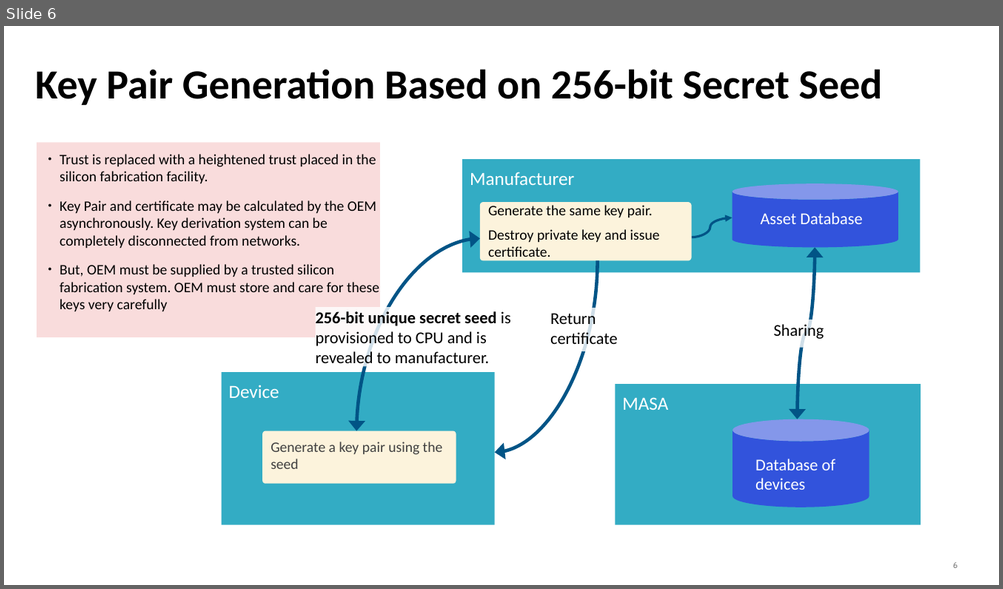
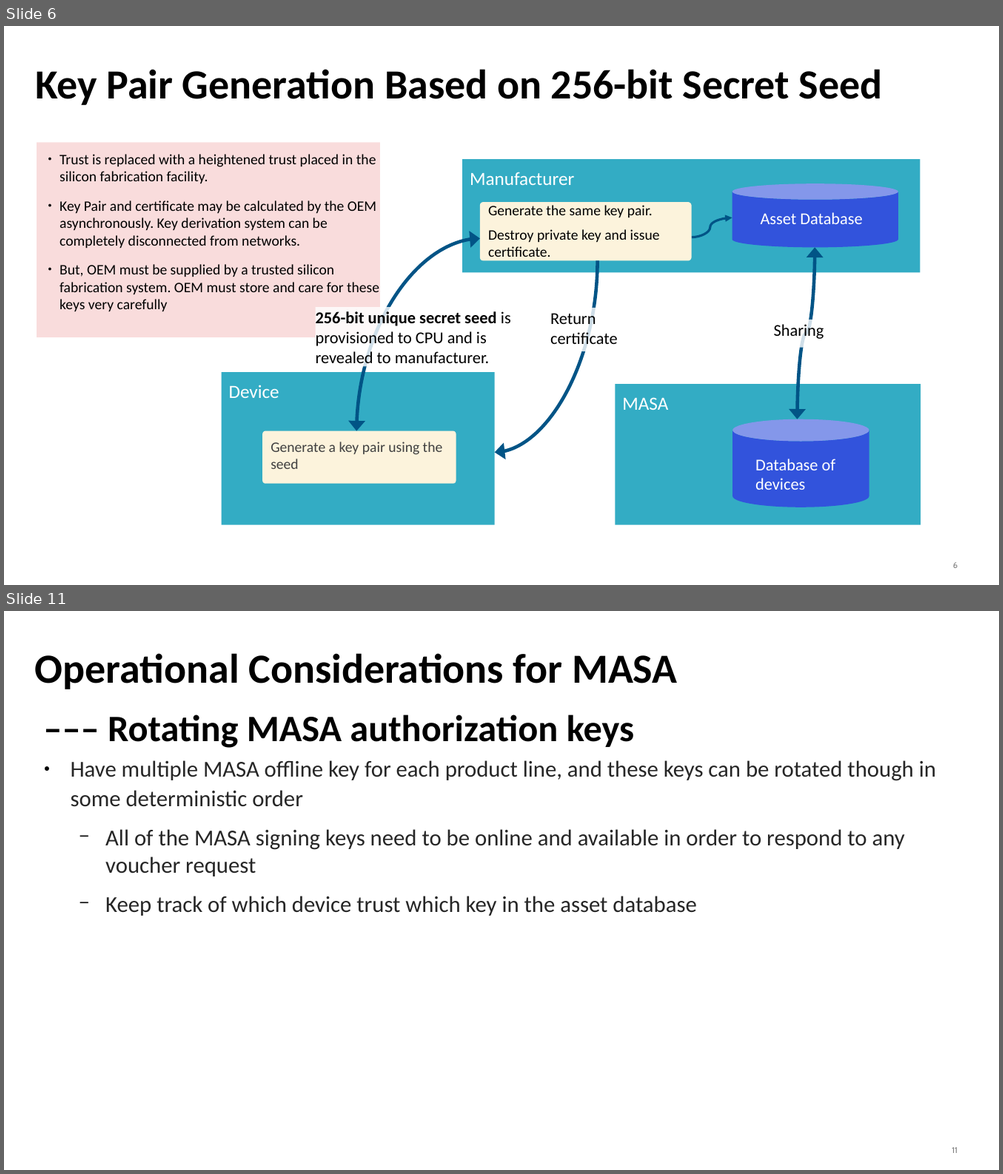
Before and after one commit to mcr/masa-operational-considerations, a slide deck: presentations/slides-anima-ietf107-masa-considerations.odp. Shown one above the other, each under a label of ours: slide 6 before the commit, slides 6 and 11 after it; the slides between them are not shown. The pictures are 1003x589 and 1003x1174 pixels, drawn with LibreOffice and Linux fonts; fonts in the diff are those of the drawing. Boxes give left, top, right and bottom in pixels: in the first picture for what was removed or moved away, otherwise in the second. Text is boxed around its words. In the diff, an @@ line names an element or a change of style, - is before the commit and + after.

```diff
--- a/presentations/slides-anima-ietf107-masa-considerations.odp
+++ b/presentations/slides-anima-ietf107-masa-considerations.odp
@@ slide 11 added at (4,611,999,1170), background #FFFFFF; not listed: 1 template element that a slide beside it also shows @@
@@ title added at (35,653,677,689), 40 pt, text #000000, bold @@
+Operational Considerations for MASA
@@ title added at (108,715,634,748), 36 pt, text #000000, bold @@
+––– Rotating MASA authorization keys
@@ text added at (71,760,936,916), 22 pt, text #262626 @@
+● Have multiple MASA offline key for each product line, and these keys can be rotated though in some deterministic order
+  − All of the MASA signing keys need to be online and available in order to respond to any voucher request
+  − Keep track of which device trust which key in the asset database
```
Also in this commit, not shown: 1 slide changed, 6 other slides added.
